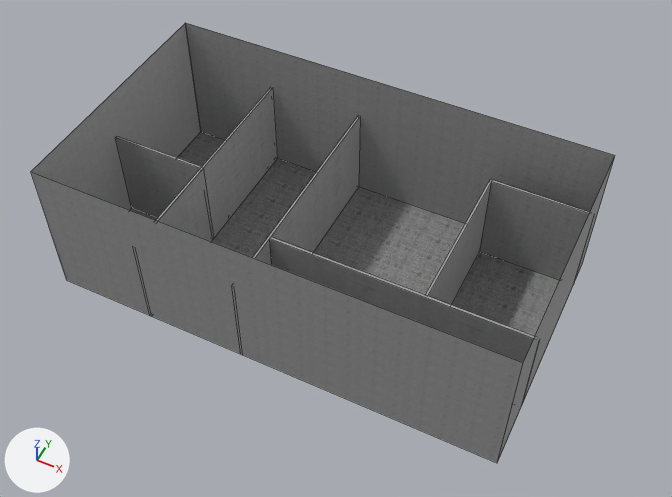
What one commit did to the Blender file BLENDER PROJECTS/main_room/main_room.blend.
Both versions are drawn from a 50 mm lens placed at (205.0, -430.0, 571.0), pointed at (-5.0, -12.0, 47.0). The axes (+X, +Y, +Z) are drawn at lower left. The lights are the same throughout. Mesh edges are drawn as thin lines.

Objects in the first picture: 'Cube.Room1.Wall.001', 'Cube.Room1.Wall.002', 'Cube.Room2.Wall.002', 'Cube.Room3.Wall.001', 'Cube.Room4.Wall.002', 'Cube.Room5.Wall.001', 'Cube.Room5.Wall.002', 'Plane.MainFloor', 'Plane.Wall.001', 'Plane.Wall.002', 'Plane.Wall.003', 'Plane.Wall.004'.
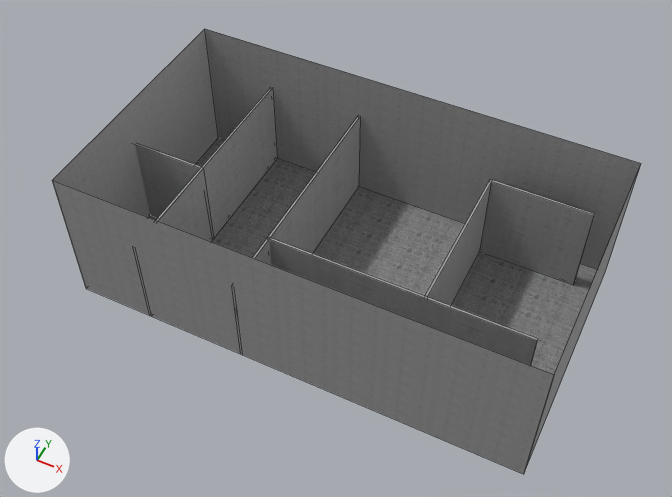
Where the newer file only moved an object's origin or applied its transform, the numbers keep the older frame.

Edits to the bpy script that builds the scene:
```text
Change me_plane_002:
    where me_plane_002.from_pydata(...)  # 4 vertices, 1 face; spans x -1.0..0.81, y -1.0..1.0, z 0.0
    used by ob_plane_mainfloor; location = (0.0, 0.0, 0.0); scale = (200.0, 100.0, 1.0)
    me_plane_002 part 1: the whole mesh is moved by (0.09, 0.0, 0.0)
Change me_plane_003:
    where me_plane_003.from_pydata(...)  # 4 vertices, 1 face; spans x -1.0..0.81, y -1.01..0.17, z 0.0
    used by ob_plane_wall_001; location = (0.0, -100.0, 101.4); rotation_euler = (1.571, 0.0, 0.0), in degrees (90, 0, 0); scale = (200.0, 100.0, 1.0)
    me_plane_003 part 2: the whole mesh is moved by (0.09, 0.42, 0.0)
Change me_plane_004:
    where me_plane_004.from_pydata(...)  # 4 vertices, 1 face; spans x -1.0..1.0, y -1.01..0.17, z 0.0
    used by ob_plane_wall_002; location = (162.2, 0.2, 101.4); rotation_euler = (1.571, 0.0, 1.571), in degrees (90, 0, 90); scale = (100.0, 100.0, 1.0)
    me_plane_004 part 3: the whole mesh is moved by (0.0, 0.42, 0.0)
Change me_plane_006:
    where me_plane_006.from_pydata(...)  # 4 vertices, 1 face; spans x -1.0..0.81, y -1.01..0.17, z 0.0
    used by ob_plane_wall_003; location = (0.0, 100.0, 101.4); rotation_euler = (1.571, 0.0, 0.0), in degrees (90, 0, 0); scale = (200.0, 100.0, 1.0)
    me_plane_006 part 4: the whole mesh is moved by (0.09, 0.42, 0.0)
Change me_plane_008:
    where me_plane_008.from_pydata(...)  # 4 vertices, 1 face; spans x -1.0..1.0, y -1.01..0.17, z 0.0
    used by ob_plane_wall_004; location = (-200.0, 0.2, 101.4); rotation_euler = (1.571, 0.0, 1.571), in degrees (90, 0, 90); scale = (100.0, 100.0, 1.0)
    me_plane_008 part 5: the whole mesh is moved by (0.0, 0.42, 0.0)
Change me_cube_009:
    where me_cube_009.from_pydata(...)  # 8 vertices, 6 faces; spans x -1.0..1.36, y -3.56..1.44, z -1.0..1.0
    used by ob_cube_room4_wall_002; location = (19.6, -50.0, 40.0); rotation_euler = (0.0, 0.0, 1.571), in degrees (0, 0, 90); scale = (1.0, 40.0, 40.0)
    me_cube_009 part 6: the whole mesh is moved by (-0.31, 1.06, 0.0)
Change ob_plane_wall_001:
    ob_plane_wall_001.location: (0.0, -100.0, 101.4) -> (0.0, -100.0, 59.4)
    ob_plane_wall_001.rotation_euler: (1.571, 0.0, 0.0) -> (-1.571, 0.0, 0.0)  # degrees (90, 0, 0) -> degrees (-90, 0, 0)
Change ob_plane_wall_002:
    ob_plane_wall_002.location: (162.2, 0.2, 101.4) -> (181.1, 0.0, 59.4)
Change ob_plane_wall_003:
    ob_plane_wall_003.location: (0.0, 100.0, 101.4) -> (0.0, 100.0, 59.4)
Change ob_plane_wall_004:
    ob_plane_wall_004.location: (-200.0, 0.2, 101.4) -> (-181.1, 0.0, 59.4)
Change ob_cube_room4_wall_002:
    ob_cube_room4_wall_002.location: (19.6, -50.0, 40.0) -> (60.7, -49.7, 39.2)
```

What differs and where, as boxes (x1, y1, x2, y2) in the pictures (672 x 497 px):
'Plane.Wall.001', moved, turned
    before: (31, 172, 523, 463)
    after: (52, 180, 554, 474)
'Plane.Wall.003', moved
    before: (186, 23, 615, 223)
    after: (205, 29, 641, 269)
'Plane.MainFloor', mesh moved
    before: (131, 132, 559, 455)
    after: (149, 138, 598, 375)
'Plane.Wall.004', moved
    before: (31, 23, 201, 210)
    after: (53, 29, 218, 217)
'Cube.Room4.Wall.002', moved
    before: (270, 237, 540, 404)
    after: (270, 238, 538, 365)
'Plane.Wall.002', moved
    before: (497, 157, 615, 463)
    after: (524, 168, 640, 473)
